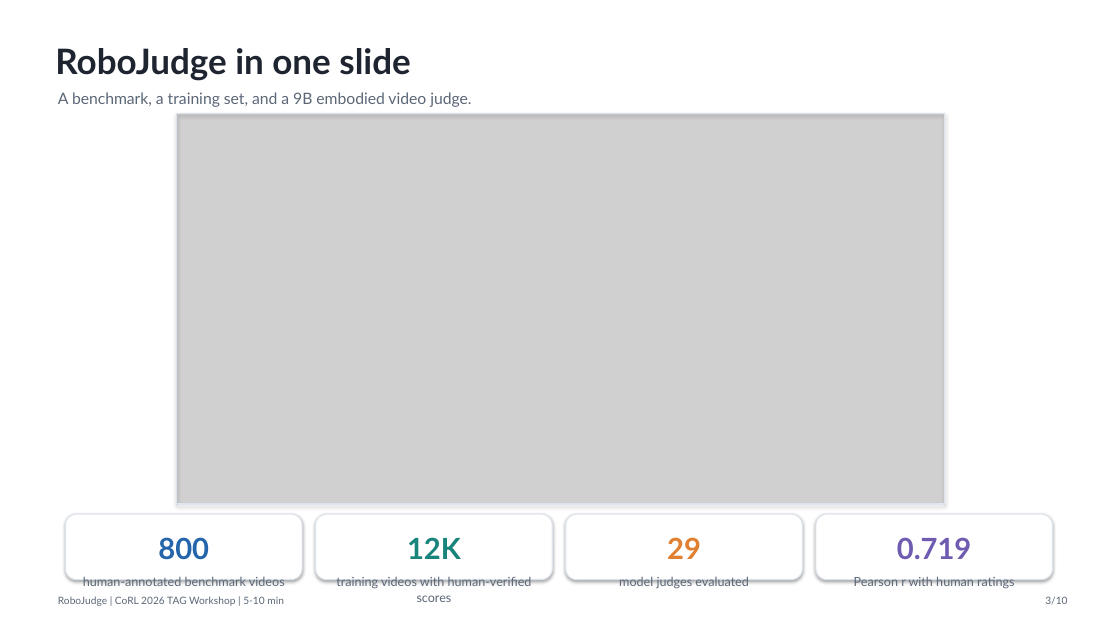
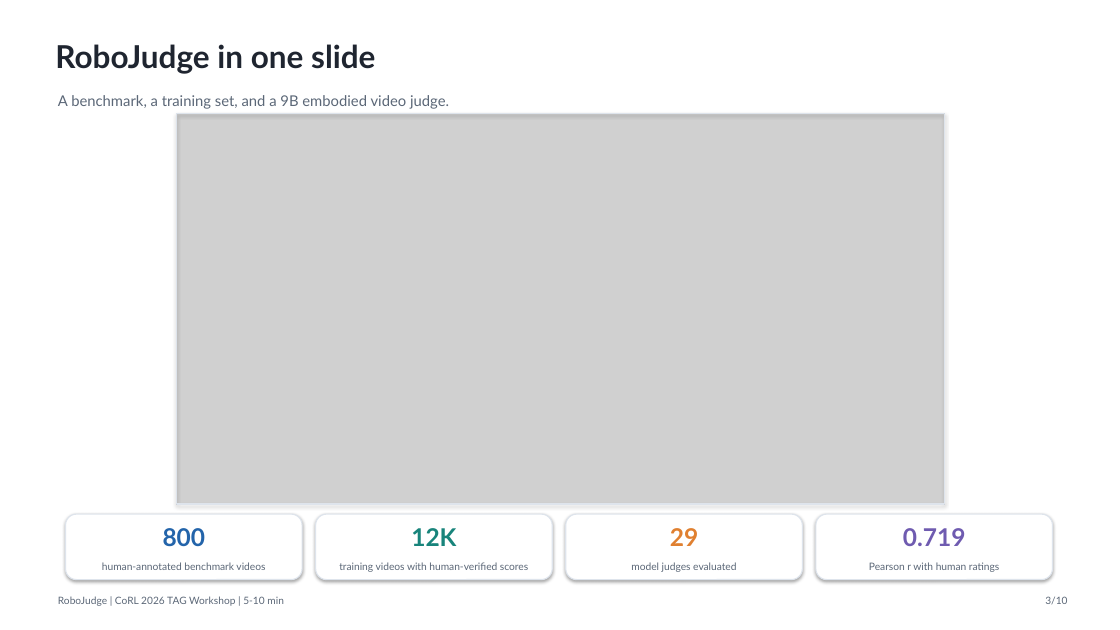
Before and after one commit to SiyuanMaCS/SiyuanMaCS.github.io, a slide deck: slide 3 of RoboJudge-slides/RoboJudge_CoRL_TAG_short_5-10min.pptx. Drawn at 1120x630 pixels with LibreOffice and Linux fonts; fonts in the diff are those of the drawing; grey boxes stand for pictures. Boxes give left, top, right and bottom in pixels: in the first picture for what was removed or moved away, otherwise in the second. Text is boxed around its words. In the diff, an @@ line names an element or a change of style, - is before the commit and + after.

Commit message:
Refresh RoboJudge workshop slides

```diff
--- a/RoboJudge-slides/RoboJudge_CoRL_TAG_short_5-10min.pptx
+++ b/RoboJudge-slides/RoboJudge_CoRL_TAG_short_5-10min.pptx
@@ text "RoboJudge in one slide" at (x1=55, y1=44, x2=375, y2=74): size 30 to 27 pt @@
@@ text "A benchmark, a training set, ..." at (x1=58, y1=95, x2=449, y2=109): size 13.5 to 12.7 pt @@
@@ size 25 to 21 pt; vertical alignment top to middle in 4 elements at (x1=163, y1=528, x2=206, y2=547), (x1=411, y1=528, x2=456, y2=546), (x1=670, y1=528, x2=698, y2=546), (x1=903, y1=528, x2=966, y2=546) @@
@@ text "human-annotated benchmark videos" moved from (x1=83, y1=577, x2=285, y2=586) to (x1=102, y1=562, x2=265, y2=570) @@
@@ text "training videos with human-verified scores" moved from (x1=336, y1=577, x2=532, y2=602) to (x1=339, y1=562, x2=528, y2=572) @@
@@ text "model judges evaluated" moved from (x1=619, y1=577, x2=748, y2=588) to (x1=631, y1=562, x2=736, y2=572) @@
@@ size 10.8 to 8.8 pt; vertical alignment top to middle in 4 elements at (x1=102, y1=562, x2=265, y2=570), (x1=339, y1=562, x2=528, y2=572), (x1=631, y1=562, x2=736, y2=572), (x1=869, y1=562, x2=999, y2=572) @@
@@ text "Pearson r with human ratings" moved from (x1=854, y1=576, x2=1014, y2=588) to (x1=869, y1=562, x2=999, y2=572) @@
```
Also in this commit, not shown: 9 other slides changed, 5 other files.
